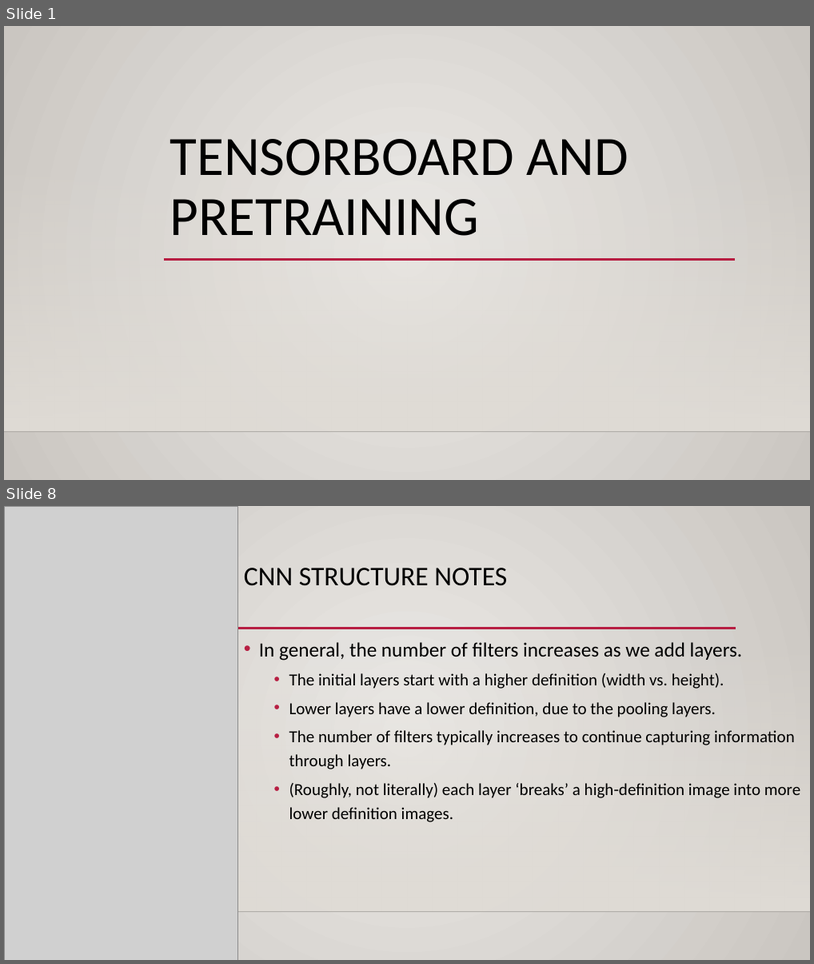
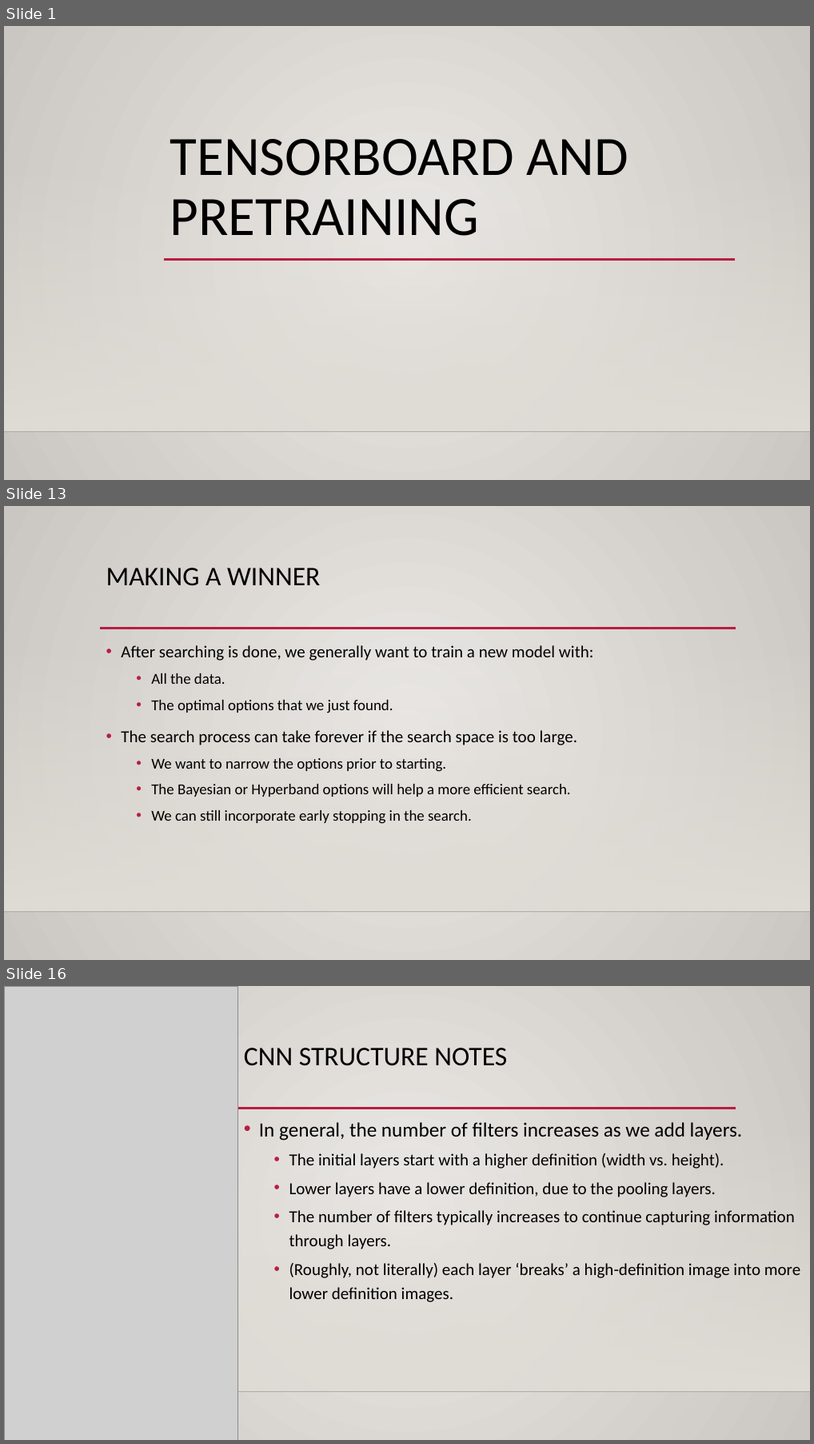
Before and after one commit to calvint13/Intro_to_Machine_Learning_Student_Workbooks, a slide deck: reference_content/Slides/tensorboard_cnn_2.pptx. Shown one above the other, each under a label of ours: slides 1 and 8 before the commit, slides 1, 13 and 16 after it; the slides between them are not shown. The pictures are 814x964 and 814x1444 pixels, drawn with LibreOffice and Linux fonts; fonts in the diff are those of the drawing; grey boxes stand for pictures; background and template pictures are left out. Boxes give left, top, right and bottom in pixels: in the first picture for what was removed or moved away, otherwise in the second. Text is boxed around its words. In the diff, an @@ line names an element or a change of style, - is before the commit and + after.

```diff
--- a/reference_content/Slides/tensorboard_cnn_2.pptx
+++ b/reference_content/Slides/tensorboard_cnn_2.pptx
@@ slide 13 added at <box>4,506,810,960</box>, background gradient #ECEAE7 to #CAC7C1; not listed: 3 template elements that a slide beside it also shows @@
@@ title added at <box>106,568,320,586</box>, 32 pt, text #000000 @@
+MAKING A WINNER
@@ text added at <box>121,645,594,824</box>, 18 pt, text #000000 @@
+• After searching is done, we generally want to train a new model with:
+  • All the data.
+  • The optimal options that we just found.
+• The search process can take forever if the search space is too large.
+  • We want to narrow the options prior to starting.
+  • The Bayesian or Hyperband options will help a more efficient search.
+  • We can still incorporate early stopping in the search.
@@ what was slide 8 is now slide 16 @@
```
Also in this commit, not shown: 1 slide changed, 12 other slides added, 4 slides removed, 1 other file.
